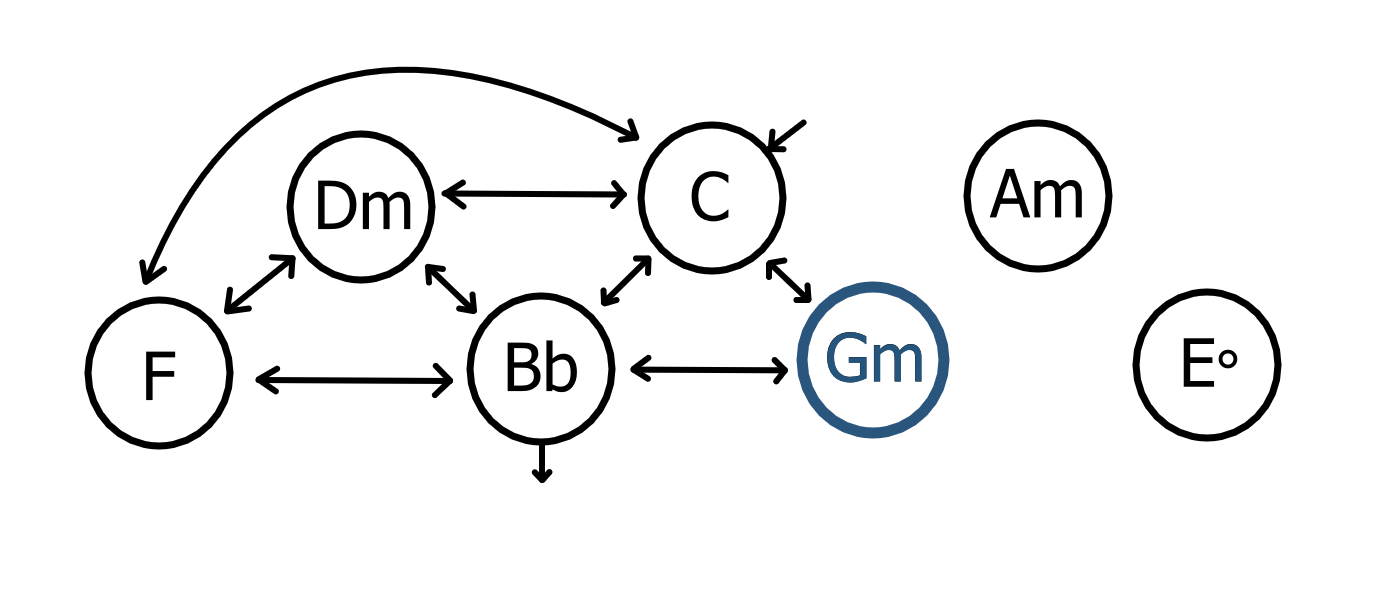
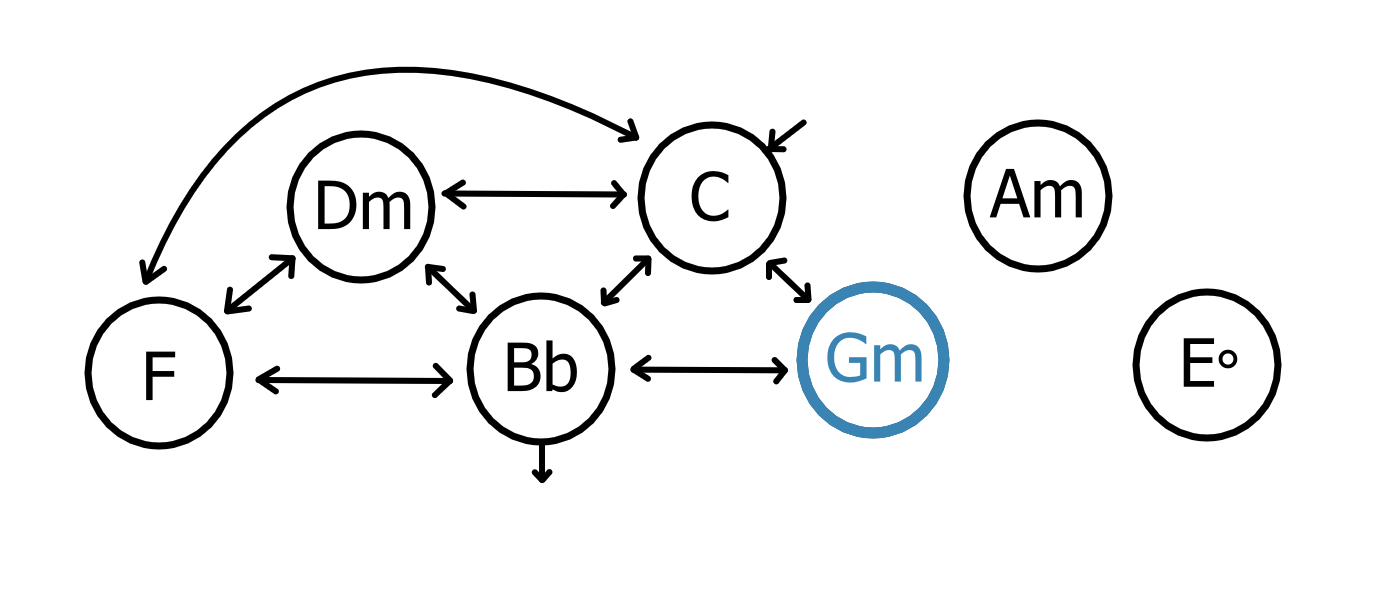
Comparing the layer stacks of the two 1400 x 600 images. Changes:
painted on "Ring" (2nd of 7, in "6" › "Unselected") over [896, 285, 933, 312]
painted on "Paint Layer 2" (3rd of 7, in "5" › "Selected") over [796, 281, 950, 439]
hid group "Unselected" (3rd of 7, in "5") (2 layers) over [796, 281, 950, 439]
painted on "Ring" (3rd of 7, in "5" › "Unselected") over [796, 281, 950, 439]
painted on "Ring" (4th of 7, in "4" › "Unselected") over [796, 294, 832, 376]
painted on "Paint Layer 3" over [796, 294, 832, 426]
